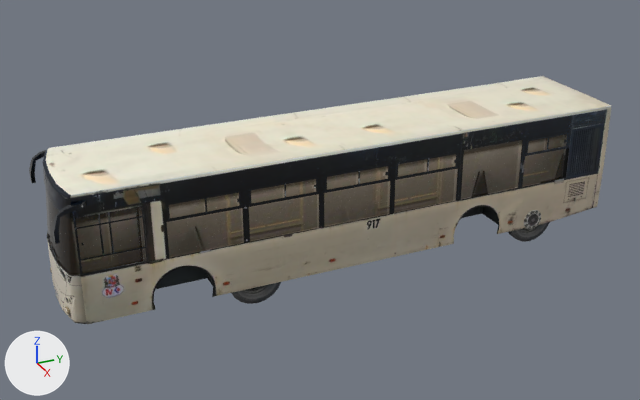
An edit to the glTF model assets/heavy/cars/bus-roaz.glb, drawn before and after from the same camera.
Camera for both pictures: a 50 mm camera at (15.43, -7.4, 9.1) aimed at (-0.11, -0.4, 1.33). The axes (+X, +Y, +Z) are drawn at lower left. The lights are the same throughout. The picture after the commit comes second. Where no turn or scale is listed for an object, it has been applied to the vertices. Vertices at exactly the same position are counted once.

Objects in the first picture: 'Wheel_FL_BusWheel_0'.
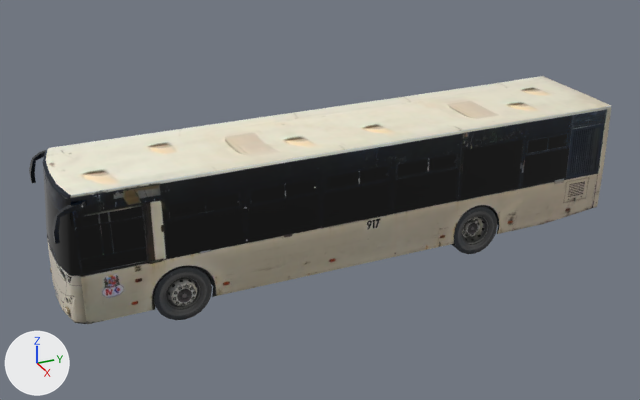
What differs and where, as boxes [x1, y1, x2, y2] in the pictures (640 x 400 px; the box of a moved part takes in the faces that stretch with it):
'Wheel_FL_BusWheel_0', surface changed, reshaped: [29, 76, 611, 324] in both
part 1 of me_wheel_fl_buswheel_0_001, moved or reshaped (not visible before): after [154, 267, 212, 320]
part 2 of me_wheel_fl_buswheel_0_001, moved or reshaped (not visible before): after [452, 207, 497, 254]
part 3 of me_wheel_fl_buswheel_0_001, moved or reshaped (not visible afterwards): before [232, 282, 281, 304]
part 4 of me_wheel_fl_buswheel_0_001, moved or reshaped (not visible afterwards): before [508, 210, 550, 242]

The change, as a list of edits to the scene's bpy script:
```text
Change mat_roaz_5236:
    where n2 = _N.new('ShaderNodeTexImage'); n2.name = 'Image Texture'
    where n0 = _N.new('ShaderNodeBsdfPrincipled'); n0.name = 'Principled BSDF'
    remove _L.new(n2.outputs[1], n0.inputs[4])  # 'Alpha' to 'Alpha'
Change mat_roaz5236_interior:
    where n0 = _N.new('ShaderNodeBsdfPrincipled'); n0.name = 'Principled BSDF'
    remove n0.inputs[28].default_value = 3.118  # 'Emission Strength'
    where n2 = _N.new('ShaderNodeTexImage'); n2.name = 'Image Texture'
    remove n3 = _N.new('ShaderNodeTexImage'); n3.name = 'Image Texture.001'
    remove n3.image = img_image_5
    n2.image: img_image_6 -> img_image_5
    remove n6 = _N.new('ShaderNodeTexImage'); n6.name = 'Image Texture.002'
    remove n6.image = img_image_2
    add n3 = _N.new('ShaderNodeTexImage'); n3.name = 'Image Texture.001'
    add n3.image = img_image_2
    remove _L.new(n2.outputs[0], n0.inputs[27])  # 'Color' to 'Emission Color'
    remove _L.new(n3.outputs[0], n0.inputs[0])  # 'Color' to 'Base Color'
    where n5 = _N.new('ShaderNodeSeparateColor'); n5.name = 'Separate Color'
    remove _L.new(n6.outputs[0], n5.inputs[0])  # 'Color' to 'Color'
    add _L.new(n2.outputs[0], n0.inputs[0])  # 'Color' to 'Base Color'
    add _L.new(n3.outputs[0], n5.inputs[0])  # 'Color' to 'Color'
Change me_wheel_fl_buswheel_0_001:
    where me_wheel_fl_buswheel_0_001.from_pydata(...)  # 3308 vertices, 5559 faces; spans x -1.5..1.5, y -6.0..6.0, z -1.48..1.48
    used by ob_wheel_fl_buswheel_0; location = (0.0, 0.0, 1.48)
    me_wheel_fl_buswheel_0_001 part 1: the loose piece of 140 vertices spanning x -1.25..-0.94, y 3.58..4.7, z -1.48..-0.36 is turned -180 degrees about the z axis through its middle, then moved by (2.19, -7.94, 0.0)
    me_wheel_fl_buswheel_0_001 part 2: the loose piece of 180 vertices spanning x -1.21..-0.94, y -2.9..-1.78, z -1.48..-0.36 is turned -180 degrees about the z axis through its middle, then moved by (2.15, 5.03, 0.0)
    me_wheel_fl_buswheel_0_001 part 3: the loose piece of 180 vertices spanning x 0.94..1.21, y -2.9..-1.78, z -1.48..-0.36 is turned 180 degrees about the z axis through its middle, then moved by (-2.15, 5.03, 0.0)
    me_wheel_fl_buswheel_0_001 part 4: the loose piece of 140 vertices spanning x 0.94..1.25, y 3.58..4.7, z -1.48..-0.36 is turned 180 degrees about the z axis through its middle, then moved by (-2.19, -7.94, 0.0)
```
